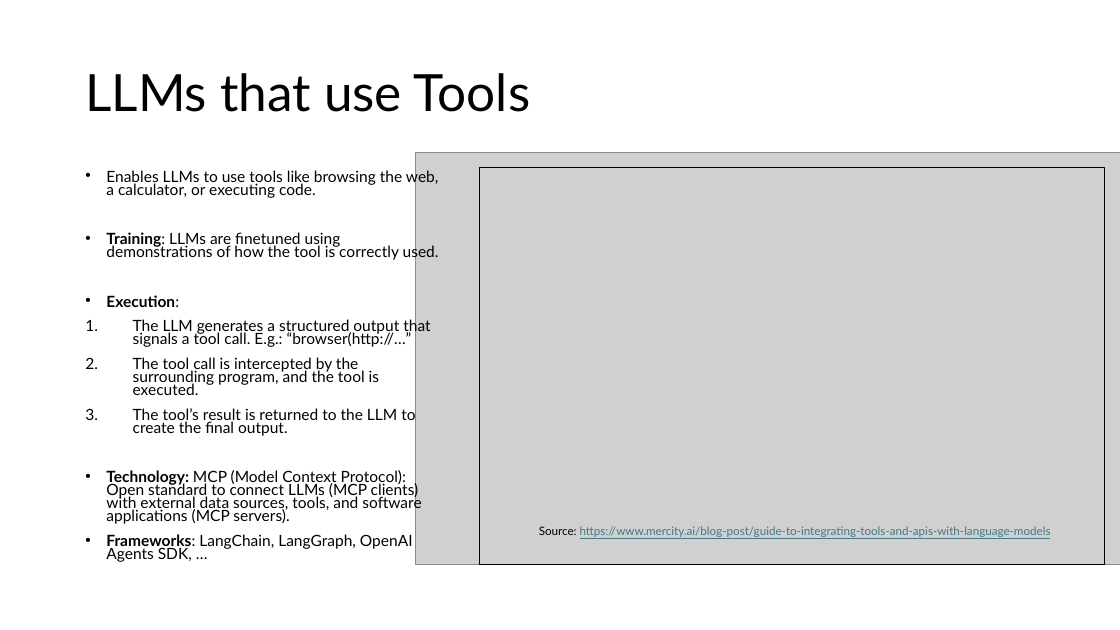
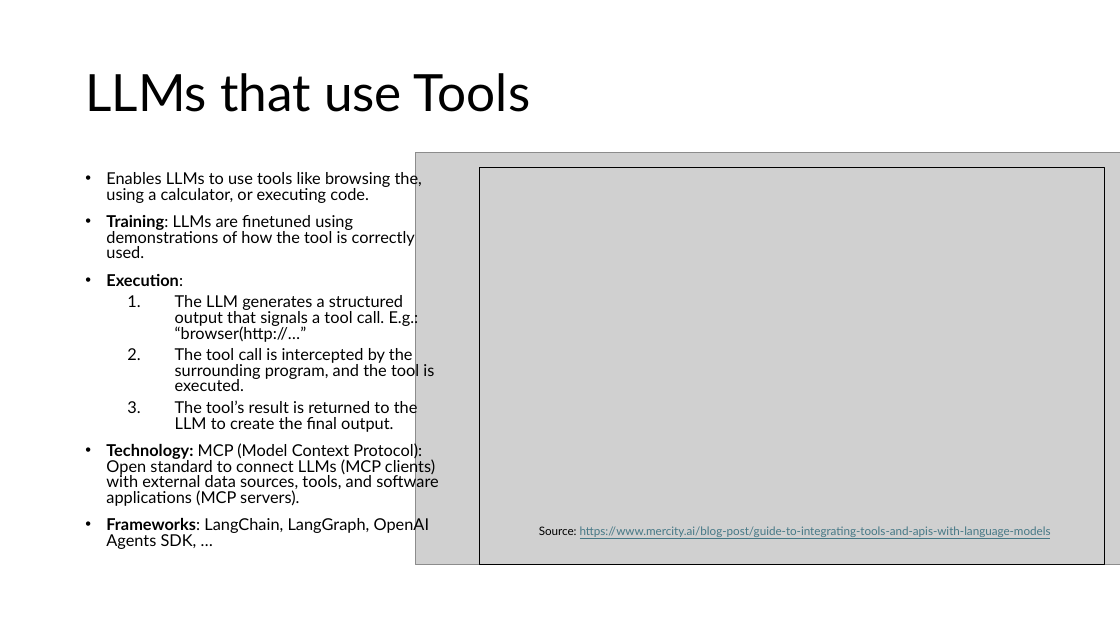
Before and after one commit to mhahsler/Introduction_to_Artificial_Intelligence, a slide deck: slide 12 of slides/discussion/07_LLM_discussion.pptx. Drawn at 1120x630 pixels with LibreOffice and Linux fonts; fonts in the diff are those of the drawing; grey boxes stand for pictures. Boxes give left, top, right and bottom in pixels: in the first picture for what was removed or moved away, otherwise in the second. Text is boxed around its words. In the diff, an @@ line names an element or a change of style, - is before the commit and + after.

```diff
--- a/slides/discussion/07_LLM_discussion.pptx
+++ b/slides/discussion/07_LLM_discussion.pptx
@@ text at (106, 170, 422, 203): text changed; size 13.3 to 14 pt @@
-• Enables LLMs to use tools like browsing the web, a calculator, or executing code.
+• Enables LLMs to use tools like browsing the, using a calculator, or executing code.
@@ text at (106, 215, 439, 549): size 13.3 to 14 pt in "Training: LLMs are finetuned using demonstrations of ...", "Execution:", "The LLM generates a structured output that ...", "The tool call is intercepted by the ..." and 3 more places; line spacing 0.7 to 0.8; list level 1 to 2 in "The LLM generates a structured ..."; list level 1 to 2 in "The tool call is intercepted ..."; list level 1 to 2 in "The tool’s result is returned ..." @@
```
Also in this commit, not shown: 3 other slides changed, 1 slide added, 1 slide removed, 8 other files.
